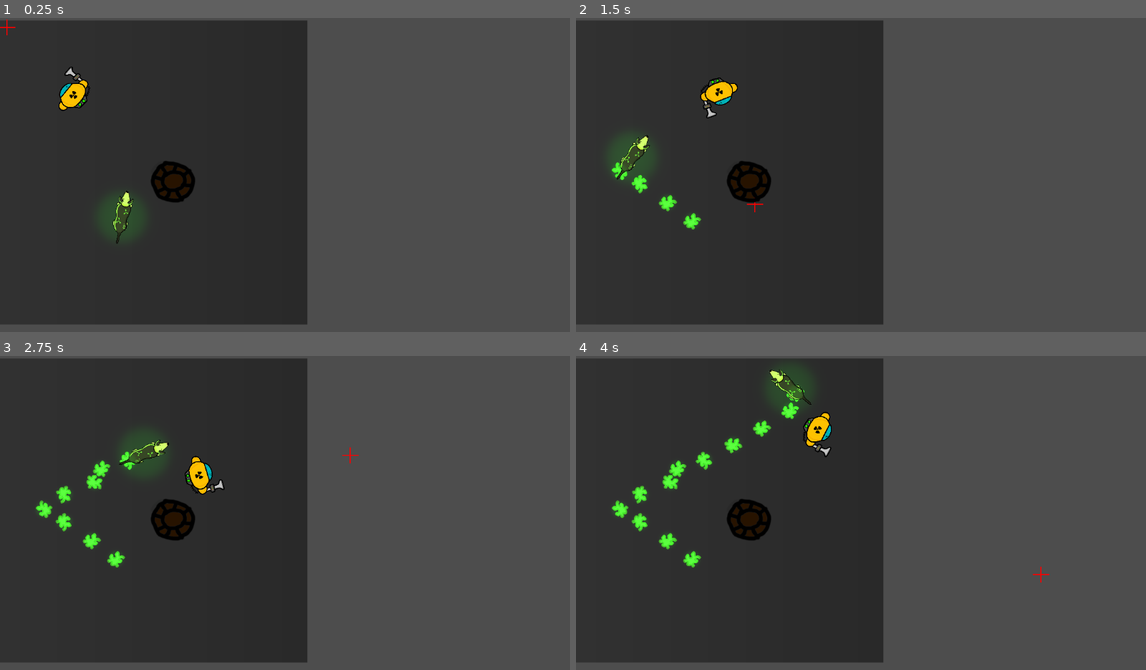
Above: before the commit, frames 1-4 (two rows, left to right).
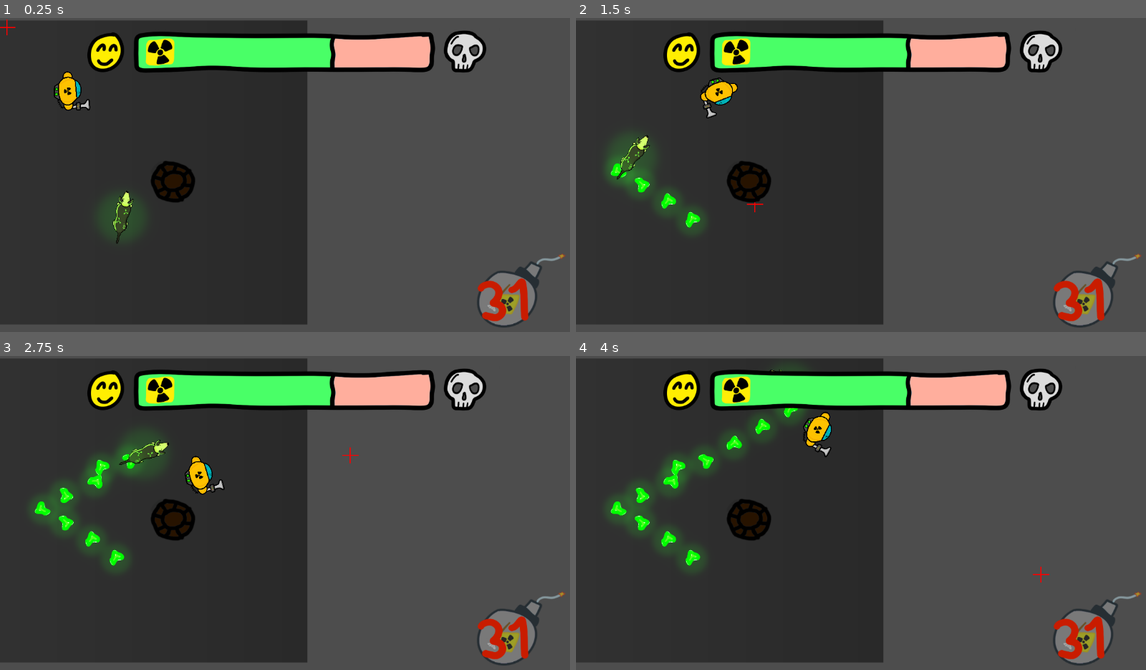
Above: after the commit, the same moments.

Repository: Shotnik420/gamejamtest
Game: Godot game, scene res://world/world.tscn
Two runs of this game, one before a commit and one after it. Both use one fixed random seed, a clock stepped at 60 frames per second and the inputs below.
Inputs (mouse positions are in pixels of both pictures, inside the frame that each line leads up to):
- Up to frame 1 (0.25 s): no input
- Up to frame 2 (1.5 s): move the mouse to (986, 162) at 0.52 s; hold D (right) 0.53-1.28 s; move the mouse to (747, 193) at 1.27 s; hold S (back) from 1.28 s (still down)
- Up to frame 3 (2.75 s): move the mouse to (342, 447) at 2.02 s; release S (back) at 2.03 s; hold D (right) from 2.03 s (still down)
- Up to frame 4 (4 s): move the mouse to (832, 582) at 2.77 s; release D (right) at 2.78 s; hold W (forward) 2.78-3.53 s; move the mouse to (1032, 566) at 3.52 s; hold A (left) from 3.53 s (still down)

The runs differ from the first frame. In frame 1, 9.9% of the frame differs, in the area x 9-100%, y 3-99%; in frame 2, 10%; in frame 3, 11%; in frame 4, 12%, in the area x 5-100%, y 3-99%.

Commit message:
zmiany jakw nazwie brancha

Diff:
--- a/dog/dog.gd
+++ b/dog/dog.gd
@@ -7,7 +7,7 @@
 var flag_array : Array = []
 var max_speed: float = 200.0
 var acceleration: float = 800.0
-var friction: float = 600.0
+var friction: float =400.0
 var rng = RandomNumberGenerator.new()
 var walk_step :int = 0
 @onready var goo_spawner : Node2D = $GooSpawner
--- a/dog/goo.tscn
+++ b/dog/goo.tscn
@@ -1,14 +1,28 @@
-[gd_scene load_steps=3 format=3 uid="uid://bn6wnju74ol1o"]
+[gd_scene load_steps=5 format=3 uid="uid://bn6wnju74ol1o"]
 
-[ext_resource type="Texture2D" uid="uid://djqgoyq5l44q1" path="res://textures/goo.png" id="1_g6nho"]
+[ext_resource type="Texture2D" uid="uid://oij24rtvjkbg" path="res://textures/goo2.png" id="1_nmpnr"]
 [ext_resource type="Texture2D" uid="uid://d1l1ajh2kglg" path="res://textures/circle_05.png" id="2_flgs4"]
+[ext_resource type="Script" path="res://dog/pickup.gd" id="3_yinbq"]
+
+[sub_resource type="RectangleShape2D" id="RectangleShape2D_unw87"]
+size = Vector2(133.333, 120)
 
 [node name="Goo" type="Sprite2D"]
 position = Vector2(-2.38419e-07, 1.19209e-07)
 scale = Vector2(0.3, 0.3)
-texture = ExtResource("1_g6nho")
+texture = ExtResource("1_nmpnr")
 
 [node name="PointLight2D" type="PointLight2D" parent="."]
 scale = Vector2(0.598958, 0.598958)
 color = Color(0, 0.897687, 7.70092e-07, 1)
 texture = ExtResource("2_flgs4")
+texture_scale = 2.0
+
+[node name="pickup" type="Area2D" parent="." groups=["pickable"]]
+script = ExtResource("3_yinbq")
+
+[node name="CollisionShape2D" type="CollisionShape2D" parent="pickup"]
+shape = SubResource("RectangleShape2D_unw87")
+
+[connection signal="area_entered" from="pickup" to="pickup" method="_on_area_entered"]
+[connection signal="area_exited" from="pickup" to="pickup" method="_on_area_exited"]
--- /dev/null
+++ b/dog/pickup.gd
@@ -0,0 +1,28 @@
+extends Area2D
+@export var move_speed: float = 300.0  # Movement speed towards the player
+
+# Internal variables
+var player: Node2D = null  # To store the reference to the player
+
+# Called when the area enters another area (the player's area)
+# Called every frame when processing is enabled
+func _process(delta: float) -> void:
+	if player:
+		var direction = (player.global_position - global_position).normalized()  # Get direction vector
+		get_parent().global_position += direction * move_speed * delta  # Move towards the player
+
+
+func _on_area_entered(area: Area2D) -> void:
+	if area.is_in_group("player"):  # Assuming player is in the 'player' group
+
+
+		player = area  # Store a reference to the player
+		set_process(true)  # Start processing movement
+
+
+func _on_area_exited(area: Area2D) -> void:
+	if area.is_in_group("player"):  # Assuming player is in the 'player' group
+
+
+		player = null  # Store a reference to the player
+		set_process(false)  # Start processing movement
--- /dev/null
+++ b/dog/pickup.tscn
@@ -0,0 +1,9 @@
+[gd_scene load_steps=2 format=3 uid="uid://d2fogwe8gel0i"]
+
+[sub_resource type="RectangleShape2D" id="RectangleShape2D_unw87"]
+size = Vector2(133.333, 120)
+
+[node name="pickup" type="Area2D" groups=["pickable"]]
+
+[node name="CollisionShape2D" type="CollisionShape2D" parent="."]
+shape = SubResource("RectangleShape2D_unw87")
--- a/player/player.gd
+++ b/player/player.gd
@@ -34,3 +34,12 @@
 
 	# Move the character using the velocity
 	move_and_slide()
+
+
+
+
+
+
+func _on_player_pickup_area_entered(area: Area2D) -> void:
+	if area.is_in_group("pickable"):
+		area.get_parent().queue_free()
--- a/player/player.tscn
+++ b/player/player.tscn
@@ -1,10 +1,29 @@
-[gd_scene load_steps=4 format=3 uid="uid://d35oyim7g6ank"]
+[gd_scene load_steps=7 format=3 uid="uid://d35oyim7g6ank"]
 
 [ext_resource type="Script" path="res://player/player.gd" id="1_pgw6b"]
 [ext_resource type="Texture2D" uid="uid://flp0ww4xrep2" path="res://textures/player.png" id="2_mg3xi"]
 
 [sub_resource type="RectangleShape2D" id="RectangleShape2D_ndp0p"]
 size = Vector2(82, 80)
+
+[sub_resource type="RectangleShape2D" id="RectangleShape2D_q0voq"]
+size = Vector2(104, 78)
+
+[sub_resource type="SpriteFrames" id="SpriteFrames_76can"]
+animations = [{
+"frames": [],
+"loop": true,
+"name": &"default",
+"speed": 5.0
+}, {
+"frames": [],
+"loop": true,
+"name": &"new_animation",
+"speed": 5.0
+}]
+
+[sub_resource type="RectangleShape2D" id="RectangleShape2D_0dy6t"]
+size = Vector2(54, 64)
 
 [node name="Player" type="CharacterBody2D"]
 script = ExtResource("1_pgw6b")
@@ -15,3 +34,22 @@
 
 [node name="CollisionShape2D" type="CollisionShape2D" parent="."]
 shape = SubResource("RectangleShape2D_ndp0p")
+
+[node name="gooPickup" type="Area2D" parent="." groups=["player"]]
+
+[node name="CollisionShape2D" type="CollisionShape2D" parent="gooPickup"]
+position = Vector2(85, 0)
+shape = SubResource("RectangleShape2D_q0voq")
+
+[node name="AnimatedSprite2D" type="AnimatedSprite2D" parent="."]
+sprite_frames = SubResource("SpriteFrames_76can")
+animation = &"new_animation"
+
+[node name="playerPickup" type="Area2D" parent="."]
+
+[node name="CollisionShape2D" type="CollisionShape2D" parent="playerPickup"]
+position = Vector2(-2, 0)
+shape = SubResource("RectangleShape2D_0dy6t")
+
+[connection signal="area_entered" from="playerPickup" to="." method="_on_player_pickup_area_entered"]
+[connection signal="area_exited" from="playerPickup" to="." method="_on_player_pickup_area_exited"]
--- a/project.godot
+++ b/project.godot
@@ -14,6 +14,11 @@
 run/main_scene="res://world/world.tscn"
 config/features=PackedStringArray("4.3", "Forward Plus")
 config/icon="res://icon.svg"
+
+[global_group]
+
+pickable="Gracz podnosi kiedy dotknie"
+player=""
 
 [input]
 
--- a/world/world.gd
+++ b/world/world.gd
@@ -11,7 +11,8 @@
 	player_rotate_to_mouse()
 
 func player_rotate_to_mouse():
-	player.look_at(cursor_loc)
+	if cursor_loc:
+		player.look_at(cursor_loc)
 
 func _input(event):
 	if event is InputEventMouseMotion:
--- a/world/world.tscn
+++ b/world/world.tscn
@@ -1,10 +1,11 @@
-[gd_scene load_steps=11 format=3 uid="uid://ccq6wn0a2mlha"]
+[gd_scene load_steps=12 format=3 uid="uid://ccq6wn0a2mlha"]
 
 [ext_resource type="PackedScene" uid="uid://d35oyim7g6ank" path="res://player/player.tscn" id="1_3oh6g"]
 [ext_resource type="Script" path="res://world/world.gd" id="1_44nd0"]
 [ext_resource type="Texture2D" uid="uid://b1e8t5d3lieqx" path="res://textures/cursor.png" id="3_unng0"]
 [ext_resource type="PackedScene" uid="uid://cwfxdt1fqfn8s" path="res://barrel/barrel.tscn" id="4_m3655"]
 [ext_resource type="PackedScene" uid="uid://cb4aw8aa0fgn" path="res://dog/dog.tscn" id="5_gdjhb"]
+[ext_resource type="Texture2D" uid="uid://coauqxbfwiixu" path="res://textures/Grafika_bez_nazwy.png" id="6_me5ju"]
 
 [sub_resource type="NavigationPolygon" id="NavigationPolygon_f10xf"]
 vertices = PackedVector2Array(424.563, 324.453, 590.242, 32.7109, 594.75, 583, 410.961, 368.648, 409.25, 280.227, 378.156, 257.781, 30.0938, 27.2891, 344.859, 251.43, 314.438, 257.523, 281.258, 294.023, 31.8984, 583, 276.18, 339.75, 297.883, 381.477, 334.063, 399.57, 376.563, 396.172)
@@ -29,6 +30,7 @@
 script = ExtResource("1_44nd0")
 
 [node name="NavigationRegion2D" type="NavigationRegion2D" parent="."]
+visible = false
 position = Vector2(0, 3.05176e-05)
 scale = Vector2(1, 1)
 navigation_polygon = SubResource("NavigationPolygon_f10xf")
@@ -79,3 +81,22 @@
 [node name="Dog" parent="." node_paths=PackedStringArray("Flags") instance=ExtResource("5_gdjhb")]
 position = Vector2(267, 410)
 Flags = NodePath("../Flags")
+
+[node name="UI" type="CanvasLayer" parent="."]
+
+[node name="VBoxContainer" type="VBoxContainer" parent="UI"]
+anchors_preset = 15
+anchor_right = 1.0
+anchor_bottom = 1.0
+offset_left = -24.0
+offset_top = -1.0
+offset_right = 744.0
+offset_bottom = 431.0
+grow_horizontal = 2
+grow_vertical = 2
+scale = Vector2(0.617614, 0.606488)
+
+[node name="TextureRect" type="TextureRect" parent="UI/VBoxContainer"]
+layout_mode = 2
+texture = ExtResource("6_me5ju")
+stretch_mode = 3
Binary file added: textures/Grafika_bez_nazwy.png
Not shown, added: textures/Grafika_bez_nazwy.png.import
Binary file added: textures/circle_01.png
Not shown, added: textures/circle_01.png.import
Binary file added: textures/circle_03.png
Not shown, added: textures/circle_03.png.import
Binary file added: textures/goo2.png
Not shown, added: textures/goo2.png.import
Not shown, added: player/plaB71.tmp
Not shown, added: textures/goo7E7B.tmp
